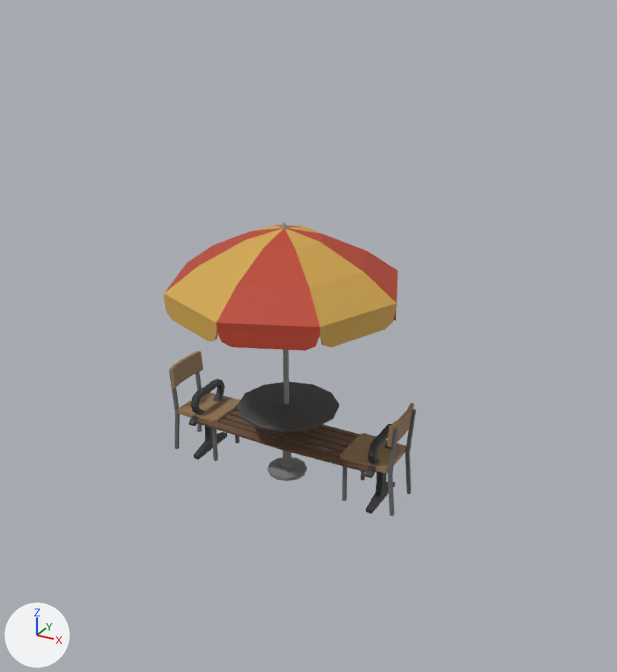
One commit to the glTF model sets/street-props/gltf-exports/street-props.glb: the scene before it, then after it.
One viewpoint serves both versions: a 50 mm lens placed at (3.84, -6.53, 4.84), pointed at (0.34, -0.17, 1.66). Arrows for +X, +Y and +Z are at lower left; the lights stay in place. Where no turn or scale is listed for an object, it has been applied to the vertices.

Before the edit, the objects in view are built like this:
```python
me_bench_orientation_center = bpy.data.meshes.new('bench_orientation_center')
me_bench_orientation_center.from_pydata(...)  # 324 vertices, 600 faces; spans x -0.99..1.09, y -0.32..0.32, z 0.0..0.74
me_bench_orientation_center.materials.append(mat_atlas_colors)  # picture img_atlas_colors_diffuse
me_outdoor_dining = bpy.data.meshes.new('outdoor_dining')
me_outdoor_dining.from_pydata(...)  # 593 vertices, 960 faces; spans x -1.28..1.28, y -1.13..1.13, z 0.0..2.65
me_outdoor_dining.materials.append(mat_atlas_colors)  # picture img_atlas_colors_diffuse
ob_bench_orientation_center = bpy.data.objects.new('bench_orientation_center', me_bench_orientation_center)
ob_bench_orientation_center.location = (0.0, 0.0, 0.0)
ob_outdoor_dining = bpy.data.objects.new('outdoor_dining', me_outdoor_dining)
ob_outdoor_dining.location = (0.0, 0.0, 0.0)
```
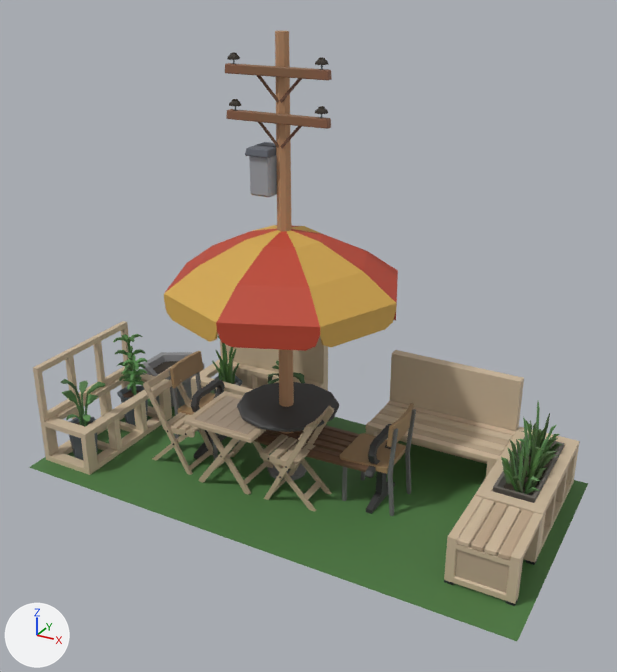
Commit message: street_props
*Added Utility Pole
*Added Parklet

Boxes [x1, y1, x2, y2] around the edits, measured in the pictures (617 x 672 px):
'parklet', added
    after: [29, 321, 588, 641]
'utility_pole', added (brown)
    after: [225, 31, 332, 467]

What changed in the scene script:
```text
Add me_parklet:
    me_parklet.from_pydata(...)  # 3403 vertices, 6016 faces; spans x -4.74..0.44, y -0.72..1.78, z -0.41..0.68
    me_parklet.materials.append(mat_atlas_colors)  # picture img_atlas_colors_diffuse
Add me_utility_pole:
    me_utility_pole.from_pydata(...)  # 454 vertices, 780 faces; spans x -0.51..0.51, y -0.16..0.16, z 0.0..4.3
    me_utility_pole.materials.append(mat_atlas_colors)  # picture img_atlas_colors_diffuse
Add ob_parklet:
    ob_parklet = bpy.data.objects.new('parklet', me_parklet)
    ob_parklet.location = (2.35, -0.53, 0.4)
Add ob_utility_pole:
    ob_utility_pole = bpy.data.objects.new('utility_pole', me_utility_pole)
    ob_utility_pole.location = (0.0, 0.0, 0.0)
```
